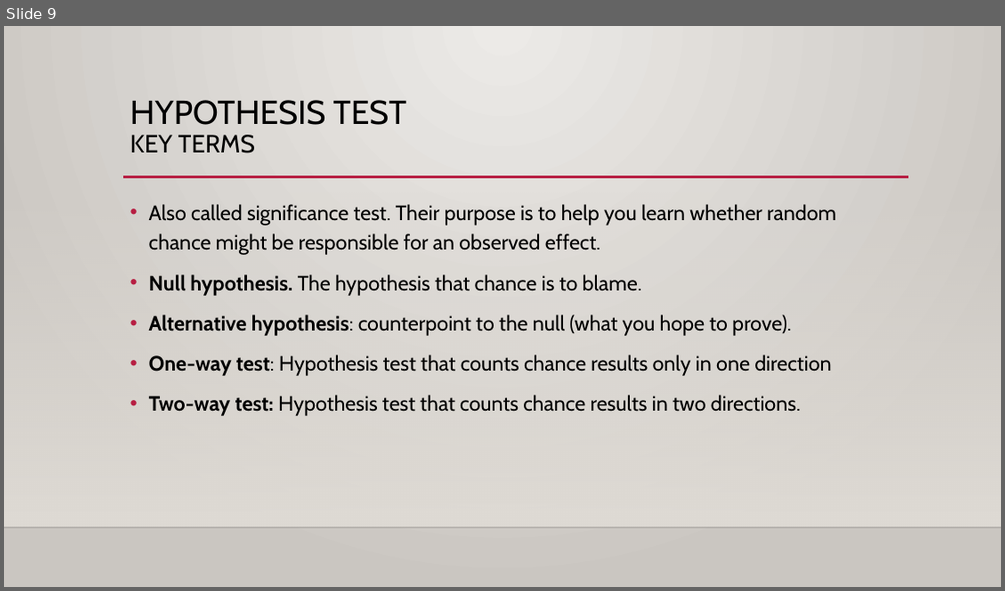
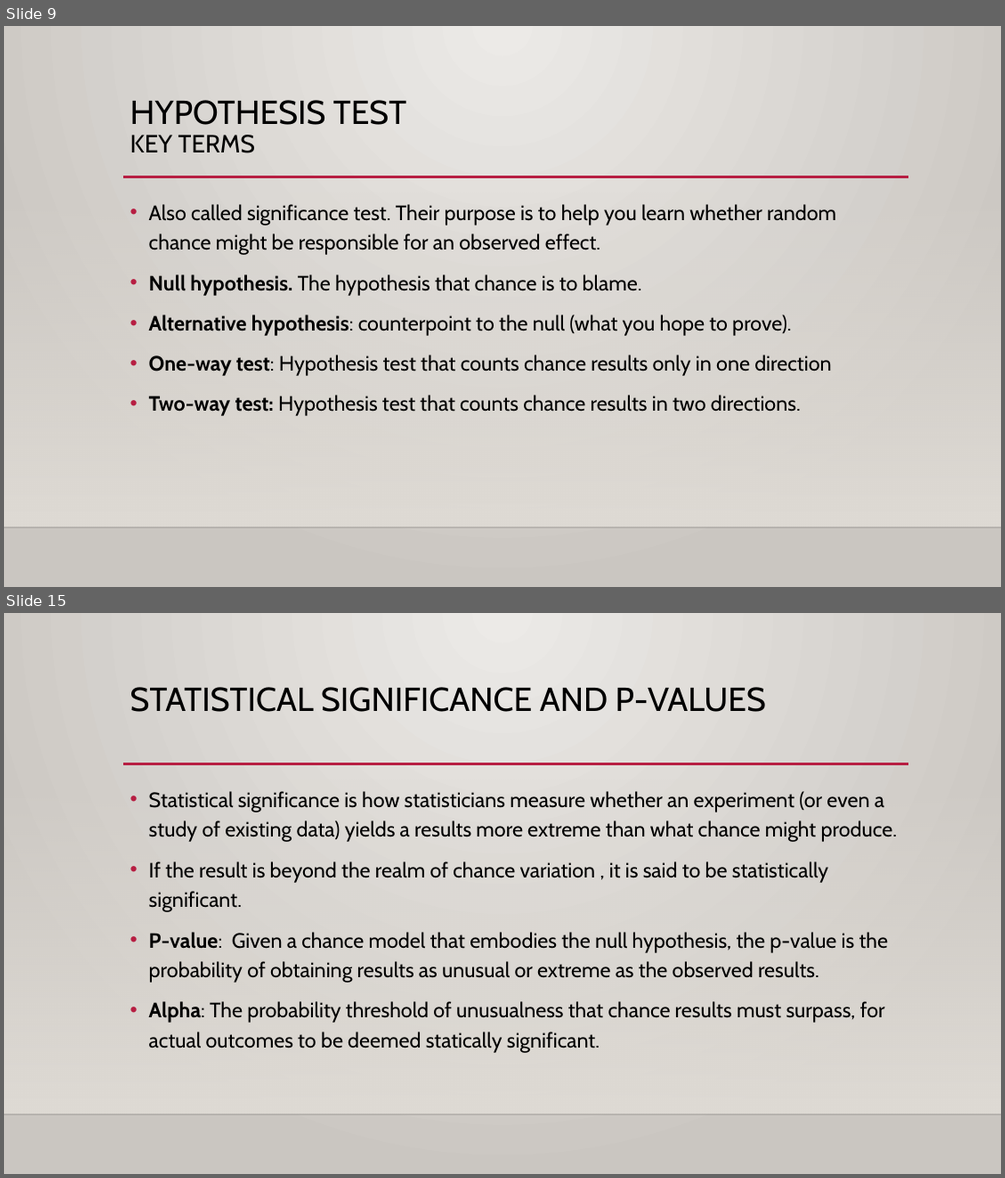
Before and after one commit to AdolfoCastilloC/StatisticsForDS, a slide deck: ppt/Practical Statistics for Data science_Chapter3.pptx. Shown one above the other, each under a label of ours: slide 9 before the commit, slides 9 and 15 after it; the slides between them are not shown. The pictures are 1005x591 and 1005x1178 pixels, drawn with LibreOffice and Linux fonts; fonts in the diff are those of the drawing; background and template pictures are left out. Boxes give left, top, right and bottom in pixels: in the first picture for what was removed or moved away, otherwise in the second. Text is boxed around its words. In the diff, an @@ line names an element or a change of style, - is before the commit and + after.

```diff
--- a/ppt/Practical Statistics for Data science_Chapter3.pptx
+++ b/ppt/Practical Statistics for Data science_Chapter3.pptx
@@ slide 15 added at box(4, 613, 1001, 1174), background gradient #ECEAE7 to #CAC7C1; not listed: 3 template elements that a slide beside it also shows @@
@@ title added at box(130, 687, 766, 712), 32 pt, text #000000 @@
+STATISTICAL SIGNIFICANCE AND P-VALUES
@@ text added at box(149, 791, 897, 1053), 20 pt, text #000000 @@
+• Statistical significance is how statisticians measure whether an experiment (or even a study of existing data) yields a results more extreme than what chance might produce.
+• If the result is beyond the realm of chance variation , it is said to be statistically significant.
+• P-value: Given a chance model that embodies the null hypothesis, the p-value is the probability of obtaining results as unusual or extreme as the observed results.
+• Alpha: The probability threshold of unusualness that chance results must surpass, for actual outcomes to be deemed statically significant.
```
Also in this commit, not shown: 2 slides changed, 7 other slides added, 1 slide removed.
